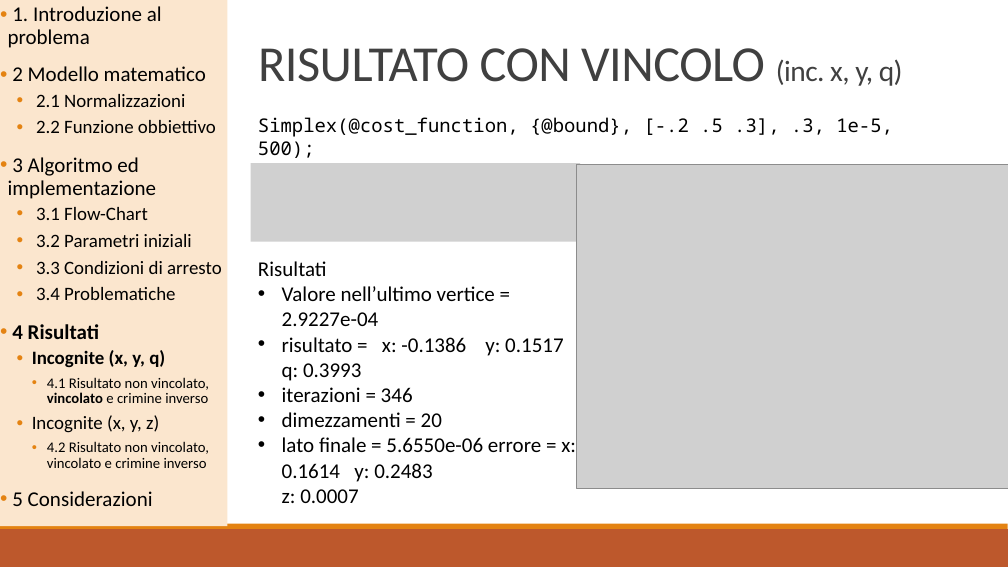
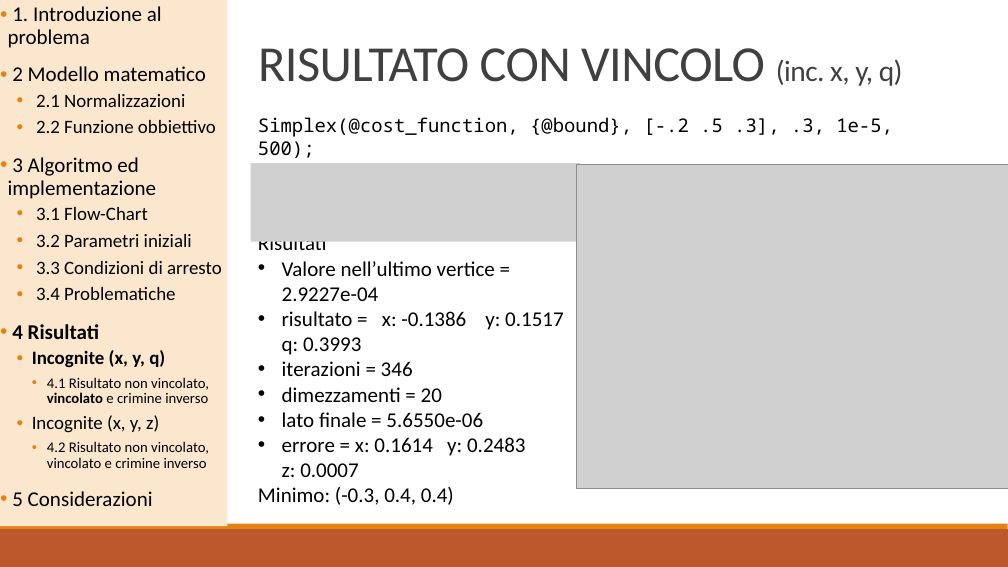
Before and after one commit to baldimario/Simplex, a slide deck: slide 16 of IDENTICAZIONE SISTEMA DI CARICHE PUNTIFORMI DA MISURE DI.pptx. Drawn at 1008x567 pixels with LibreOffice and Linux fonts; fonts in the diff are those of the drawing; grey boxes stand for pictures. Boxes give left, top, right and bottom in pixels: in the first picture for what was removed or moved away, otherwise in the second. Text is boxed around its words. In the diff, an @@ line names an element or a change of style, - is before the commit and + after.

```diff
--- a/IDENTICAZIONE SISTEMA DI CARICHE PUNTIFORMI DA MISURE DI.pptx
+++ b/IDENTICAZIONE SISTEMA DI CARICHE PUNTIFORMI DA MISURE DI.pptx
@@ text "Risultati": place and size @@
-text "Risultati" at [258,261,576,503]
+text "Risultati" at [258,241,563,505]
@@ text at [258,412,526,505]: text changed @@
-• lato finale = 5.6550e-06 errore = x: 0.1614 y: 0.2483
-  z: 0.0007
+• lato finale = 5.6550e-06
+• errore = x: 0.1614 y: 0.2483
+  z: 0.0007
+Minimo: (-0.3, 0.4, 0.4)
```
Also in this commit, not shown: 3 other slides changed, 1 other file.
